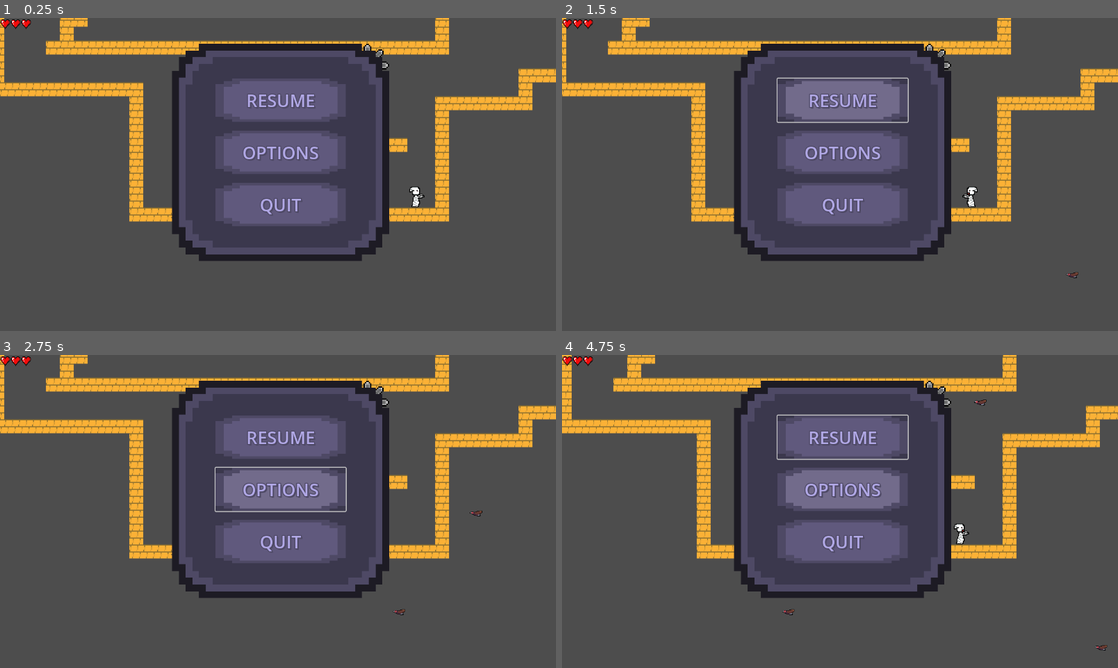
Above: before the commit, frames 1-4 (two rows, left to right).
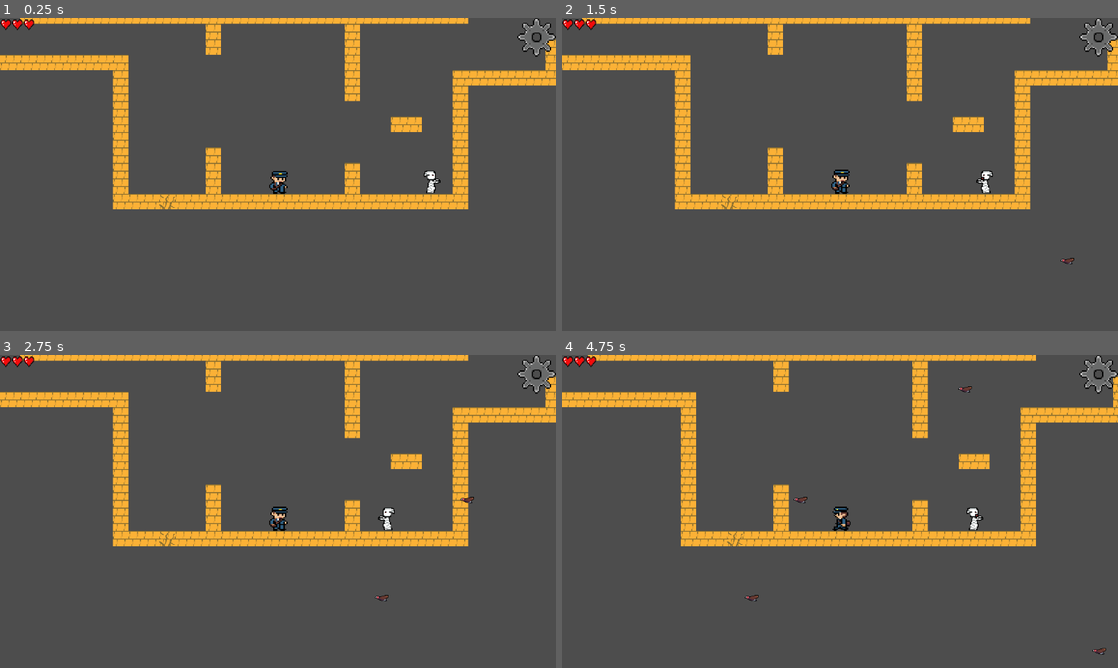
Above: after the commit, the same moments.

Repository: Suukhii/Delivery-through-time
Game: Godot game, scene res://scenes/game.tscn
Two runs of this game, one before a commit and one after it. Both use one fixed random seed, a clock stepped at 60 frames per second and the inputs below.
Inputs (mouse positions are in pixels of both pictures, inside the frame that each line leads up to; where the layout moved, square brackets give the same spot in the first picture):
- Up to frame 1 (0.25 s): no input
- Up to frame 2 (1.5 s): click (1101, 36) [928, 64] at 0.5 s; click "RESUME" at 1.25 s
- Up to frame 3 (2.75 s): click (278, 489) at 2 s, where only the run before the commit has a clickable "OPTIONS"
- Up to frame 4 (4.75 s): hold K (shoot_player_projectile) 2.78-3.53 s; hold Right (move_right) 2.78-4.28 s; tap K (shoot_player_projectile) at 3.6 s; tap Space (jump) at 3.77 s; hold Left (move_left) from 4.28 s (still down); hold K (shoot_player_projectile) from 4.28 s (still down)

The runs differ from the first frame. In frame 1, 27% of the frame differs, in the area x 0-100%, y 0-78%; in frame 2, 27%; in frame 3, 27%; in frame 4, 28%, in the area x 0-100%, y 0-96%.

Commit message:
lots of options

Diff:
--- a/project.godot
+++ b/project.godot
@@ -17,8 +17,6 @@
 
 [display]
 
-window/size/viewport_width=1280
-window/size/viewport_height=720
 window/stretch/mode="viewport"
 window/stretch/aspect="expand"
 
@@ -61,6 +59,12 @@
 , Object(InputEventJoypadButton,"resource_local_to_scene":false,"resource_name":"","device":-1,"button_index":10,"pressure":0.0,"pressed":true,"script":null)
 ]
 }
+pauseOrSettings={
+"deadzone": 0.2,
+"events": [Object(InputEventJoypadButton,"resource_local_to_scene":false,"resource_name":"","device":-1,"button_index":6,"pressure":0.0,"pressed":true,"script":null)
+, Object(InputEventKey,"resource_local_to_scene":false,"resource_name":"","device":-1,"window_id":0,"alt_pressed":false,"shift_pressed":false,"ctrl_pressed":false,"meta_pressed":false,"pressed":false,"keycode":0,"physical_keycode":4194305,"key_label":0,"unicode":0,"location":0,"echo":false,"script":null)
+]
+}
 
 [rendering]
 
--- a/scenes/game.tscn
+++ b/scenes/game.tscn
@@ -45,13 +45,6 @@
 position = Vector2(-3, 1)
 limit_bottom = 320
 
-[node name="inGameUI" parent="Player/Camera2D" instance=ExtResource("11_kvpfn")]
-z_index = 100
-offset_left = 6.0
-offset_top = -128.0
-offset_right = 6.0
-offset_bottom = -128.0
-
 [node name="VultureSpawner" type="Node2D" parent="Player"]
 position = Vector2(649, -5)
 script = ExtResource("2_lbhrr")
@@ -72,6 +65,11 @@
 shape = SubResource("WorldBoundaryShape2D_lbhrr")
 
 [node name="UI" parent="." instance=ExtResource("6_p57ef")]
+
+[node name="Settings" type="CanvasLayer" parent="."]
+
+[node name="inGameUI" parent="Settings" instance=ExtResource("11_kvpfn")]
+z_index = 100
 
 [node name="enemy" parent="." instance=ExtResource("5_iywne")]
 position = Vector2(1286, -794)
--- a/scenes/in_game_ui.tscn
+++ b/scenes/in_game_ui.tscn
@@ -1,10 +1,19 @@
-[gd_scene load_steps=10 format=3 uid="uid://4y3pqabsua18"]
-
+[gd_scene load_steps=15 format=3 uid="uid://4y3pqabsua18"]
+
+[ext_resource type="Script" uid="uid://dgamt108hra1" path="res://scripts/popup_menu.gd" id="1_6qwj3"]
 [ext_resource type="Texture2D" uid="uid://c8sxo1lcutbjj" path="res://assets/sprites/Options/options.png" id="1_kplmn"]
 [ext_resource type="Texture2D" uid="uid://dfp5fbqgg71fv" path="res://assets/sprites/Options/Settings.png" id="1_ria60"]
+[ext_resource type="Texture2D" uid="uid://dwkhae5751w1t" path="res://assets/sprites/Options/Settings_hover.png" id="2_276nr"]
 [ext_resource type="Texture2D" uid="uid://b1ulyeigiowlj" path="res://assets/sprites/Options/button_press.png" id="2_a45jx"]
 [ext_resource type="Texture2D" uid="uid://cis065p15gijs" path="res://assets/sprites/Options/button_hover.png" id="2_fqvwy"]
 [ext_resource type="Texture2D" uid="uid://duggsrfemdhk1" path="res://assets/sprites/Options/button.png" id="3_fqvwy"]
+[ext_resource type="PackedScene" uid="uid://dyk4bjthhaif8" path="res://scenes/h_slider.tscn" id="8_04xgm"]
+
+[sub_resource type="StyleBoxTexture" id="StyleBoxTexture_qinws"]
+texture = ExtResource("2_276nr")
+
+[sub_resource type="StyleBoxTexture" id="StyleBoxTexture_jlb72"]
+texture = ExtResource("2_276nr")
 
 [sub_resource type="StyleBoxTexture" id="StyleBoxTexture_04xgm"]
 texture = ExtResource("1_ria60")
@@ -26,35 +35,46 @@
 grow_horizontal = 2
 grow_vertical = 2
 
-[node name="popupMenu" type="MarginContainer" parent="."]
+[node name="popupMenu" type="MarginContainer" parent="." node_paths=PackedStringArray("menu_screen", "open_menu_screen", "open_options_screen")]
 layout_mode = 1
 anchors_preset = 15
 anchor_right = 1.0
 anchor_bottom = 1.0
 grow_horizontal = 2
 grow_vertical = 2
-
-[node name="Settings" type="MarginContainer" parent="popupMenu"]
+script = ExtResource("1_6qwj3")
+menu_screen = NodePath("Settings")
+open_menu_screen = NodePath("SettingsOpener")
+open_options_screen = NodePath("Options")
+
+[node name="SettingsOpener" type="MarginContainer" parent="popupMenu"]
 custom_minimum_size = Vector2(100, 100)
 layout_mode = 2
 size_flags_horizontal = 8
 size_flags_vertical = 0
 
-[node name="Settings" type="Button" parent="popupMenu/Settings"]
-layout_mode = 2
+[node name="Settings" type="Button" parent="popupMenu/SettingsOpener"]
+clip_contents = true
+custom_minimum_size = Vector2(80, 80)
+layout_mode = 2
+size_flags_horizontal = 8
+size_flags_vertical = 0
+theme_override_styles/hover = SubResource("StyleBoxTexture_qinws")
+theme_override_styles/pressed = SubResource("StyleBoxTexture_jlb72")
 theme_override_styles/normal = SubResource("StyleBoxTexture_04xgm")
 
-[node name="MarginContainer" type="MarginContainer" parent="popupMenu"]
-layout_mode = 2
-size_flags_horizontal = 4
-size_flags_vertical = 4
-
-[node name="NinePatchRect" type="NinePatchRect" parent="popupMenu/MarginContainer"]
+[node name="Settings" type="VBoxContainer" parent="popupMenu"]
+visible = false
+layout_mode = 2
+size_flags_horizontal = 4
+size_flags_vertical = 4
+
+[node name="NinePatchRect" type="NinePatchRect" parent="popupMenu/Settings"]
 custom_minimum_size = Vector2(500, 500)
 layout_mode = 2
 texture = ExtResource("1_kplmn")
 
-[node name="MarginContainer" type="MarginContainer" parent="popupMenu/MarginContainer/NinePatchRect"]
+[node name="MarginContainer" type="MarginContainer" parent="popupMenu/Settings/NinePatchRect"]
 layout_mode = 1
 anchors_preset = 15
 anchor_right = 1.0
@@ -66,11 +86,11 @@
 theme_override_constants/margin_right = 30
 theme_override_constants/margin_bottom = 15
 
-[node name="VBoxContainer" type="VBoxContainer" parent="popupMenu/MarginContainer/NinePatchRect/MarginContainer"]
+[node name="VBoxContainer" type="VBoxContainer" parent="popupMenu/Settings/NinePatchRect/MarginContainer"]
 layout_mode = 2
 theme_override_constants/separation = 20
 
-[node name="Resume" type="Button" parent="popupMenu/MarginContainer/NinePatchRect/MarginContainer/VBoxContainer"]
+[node name="Resume" type="Button" parent="popupMenu/Settings/NinePatchRect/MarginContainer/VBoxContainer"]
 custom_minimum_size = Vector2(300, 100)
 layout_mode = 2
 size_flags_horizontal = 4
@@ -79,7 +99,7 @@
 theme_override_styles/pressed = SubResource("StyleBoxTexture_276nr")
 theme_override_styles/normal = SubResource("StyleBoxTexture_6qwj3")
 
-[node name="Label" type="Label" parent="popupMenu/MarginContainer/NinePatchRect/MarginContainer/VBoxContainer/Resume"]
+[node name="Label" type="Label" parent="popupMenu/Settings/NinePatchRect/MarginContainer/VBoxContainer/Resume"]
 layout_mode = 1
 anchors_preset = 8
 anchor_left = 0.5
@@ -101,7 +121,7 @@
 theme_override_font_sizes/font_size = 40
 text = "RESUME"
 
-[node name="Options" type="Button" parent="popupMenu/MarginContainer/NinePatchRect/MarginContainer/VBoxContainer"]
+[node name="Options" type="Button" parent="popupMenu/Settings/NinePatchRect/MarginContainer/VBoxContainer"]
 custom_minimum_size = Vector2(300, 100)
 layout_mode = 2
 size_flags_horizontal = 4
@@ -110,7 +130,7 @@
 theme_override_styles/pressed = SubResource("StyleBoxTexture_276nr")
 theme_override_styles/normal = SubResource("StyleBoxTexture_6qwj3")
 
-[node name="Label" type="Label" parent="popupMenu/MarginContainer/NinePatchRect/MarginContainer/VBoxContainer/Options"]
+[node name="Label" type="Label" parent="popupMenu/Settings/NinePatchRect/MarginContainer/VBoxContainer/Options"]
 layout_mode = 1
 anchors_preset = 8
 anchor_left = 0.5
@@ -132,7 +152,7 @@
 theme_override_font_sizes/font_size = 40
 text = "OPTIONS"
 
-[node name="Quit" type="Button" parent="popupMenu/MarginContainer/NinePatchRect/MarginContainer/VBoxContainer"]
+[node name="Quit" type="Button" parent="popupMenu/Settings/NinePatchRect/MarginContainer/VBoxContainer"]
 custom_minimum_size = Vector2(300, 100)
 layout_mode = 2
 size_flags_horizontal = 4
@@ -141,7 +161,7 @@
 theme_override_styles/pressed = SubResource("StyleBoxTexture_276nr")
 theme_override_styles/normal = SubResource("StyleBoxTexture_6qwj3")
 
-[node name="Label" type="Label" parent="popupMenu/MarginContainer/NinePatchRect/MarginContainer/VBoxContainer/Quit"]
+[node name="Label" type="Label" parent="popupMenu/Settings/NinePatchRect/MarginContainer/VBoxContainer/Quit"]
 layout_mode = 1
 anchors_preset = 8
 anchor_left = 0.5
@@ -162,3 +182,34 @@
 theme_override_constants/outline_size = 8
 theme_override_font_sizes/font_size = 40
 text = "QUIT"
+
+[node name="Options" type="MarginContainer" parent="popupMenu"]
+visible = false
+layout_mode = 2
+size_flags_horizontal = 4
+size_flags_vertical = 4
+
+[node name="NinePatchRect" type="NinePatchRect" parent="popupMenu/Options"]
+custom_minimum_size = Vector2(500, 500)
+layout_mode = 2
+texture = ExtResource("1_kplmn")
+
+[node name="Options" type="HBoxContainer" parent="popupMenu/Options/NinePatchRect"]
+layout_mode = 1
+anchors_preset = 9
+anchor_bottom = 1.0
+offset_left = 40.0
+offset_right = 172.0
+grow_vertical = 2
+
+[node name="HSlider" parent="popupMenu/Options/NinePatchRect/Options" instance=ExtResource("8_04xgm")]
+layout_mode = 2
+
+[node name="Label" type="Label" parent="popupMenu/Options/NinePatchRect/Options"]
+layout_mode = 2
+text = "Master Volume"
+
+[connection signal="pressed" from="popupMenu/SettingsOpener/Settings" to="popupMenu" method="_on_settings_pressed"]
+[connection signal="pressed" from="popupMenu/Settings/NinePatchRect/MarginContainer/VBoxContainer/Resume" to="popupMenu" method="_on_resume_pressed"]
+[connection signal="pressed" from="popupMenu/Settings/NinePatchRect/MarginContainer/VBoxContainer/Options" to="popupMenu" method="_on_options_pressed"]
+[connection signal="pressed" from="popupMenu/Settings/NinePatchRect/MarginContainer/VBoxContainer/Quit" to="popupMenu" method="_on_quit_pressed"]
--- a/scripts/popup_menu.gd
+++ b/scripts/popup_menu.gd
@@ -1,11 +1,38 @@
 extends MarginContainer
 
-
-# Called when the node enters the scene tree for the first time.
-func _ready() -> void:
-	pass # Replace with function body.
+@export var menu_screen: VBoxContainer
+@export var open_menu_screen: MarginContainer
+@export var open_options_screen: MarginContainer
 
 
-# Called every frame. 'delta' is the elapsed time since the previous frame.
-func _process(delta: float) -> void:
-	pass
+func toggle_visibility(object):
+	if object.visible:
+		object.visible = false
+	else:
+		object.visible = true
+
+
+func _input(event):
+	if event.is_action_pressed("pauseOrSettings"):
+		toggle_visibility(menu_screen)
+		toggle_visibility(open_menu_screen)
+		if open_options_screen.visible:
+			toggle_visibility(open_options_screen)
+
+
+func _on_settings_pressed() -> void:
+	toggle_visibility(menu_screen)
+	toggle_visibility(open_menu_screen)
+
+
+func _on_resume_pressed() -> void:
+	toggle_visibility(menu_screen)
+	toggle_visibility(open_menu_screen)
+
+
+func _on_options_pressed() -> void:
+	toggle_visibility(open_options_screen)
+
+
+func _on_quit_pressed() -> void:
+	get_tree().quit()
Binary file added: assets/sprites/Options/Settings_hover.png
Not shown, added: assets/sprites/Options/Settings_hover.png.import
